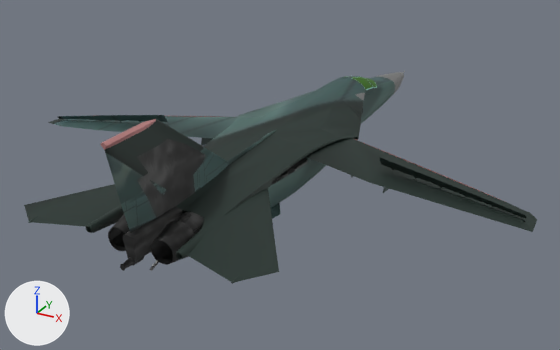
Two versions of the glTF model fortuna-bot-web/games/airdef/models/e_f111.glb, one commit apart.
Camera for both pictures: a 50 mm lens placed at (12.6, -24.9, 9.4), pointed at (-0.3, -1.4, -2.4). Every picture has the same lights, and +X, +Y and +Z are marked at lower left. The first picture is the older version.

Names of what the first picture shows: 'body|F111blck-FACES', 'body|F111burn-FACES', 'body|F111down-FACES', 'body|F111red-FACES', 'body|F111tail-FACES', 'body|F111top-FACES', 'body|F111uh_r-FACES' and 3 more.
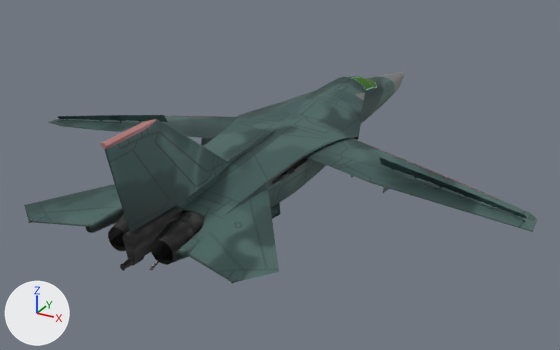
Pixel boxes (x1, y1, x2, y2) of what changed, in the pictures (560 x 350 px):
'body|F111top-FACES', surface changed (lighter): (24, 77, 537, 283) in both
'body|F111uh_r-FACES', deleted: before (137, 139, 206, 218)

The change, as a list of edits to the scene's bpy script:
```text
Change mat_f111top_faces:
    where n4 = _N.new('ShaderNodeTexImage'); n4.name = 'Image Texture'
    n4.image: img_image_1 -> img_image_0
Remove ob_body_f111uh_r_faces:
    ob_body_f111uh_r_faces = bpy.data.objects.new('body|F111uh_r-FACES', me_body_f111uh_r_faces)
    ob_body_f111uh_r_faces.location = (0.0, 0.0, 0.0)
```
